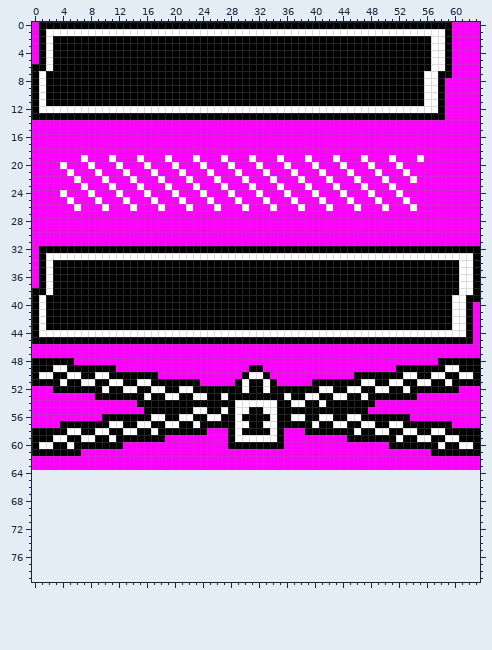
Sprite sheet -- graphics/hud/hud_command.png. The picture above was drawn from the file before the commit.
The file is 64x64 pixels. The old version is drawn lined up with the new one, on the new canvas.
After:
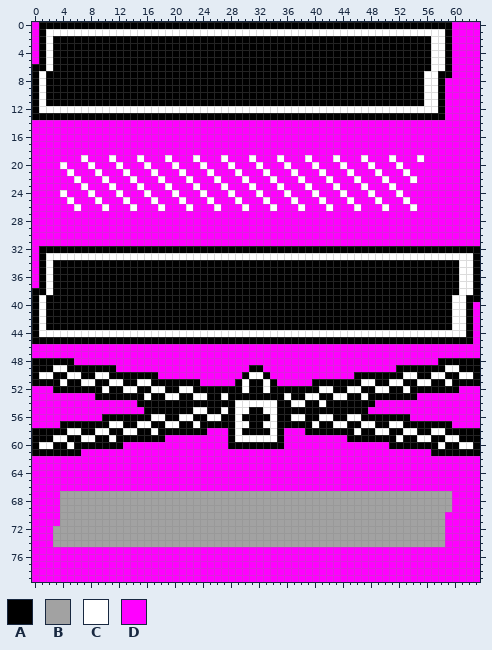
Palette (. is transparent): A #000000  B #a2a2a2  C #ffffff  D #ff00ff
Message: Implemented the Assist Command Hud. Now it's easy to tell what assists are availiable at any given time.
Changes in this commit:
canvas 64x64 -> 64x80
The author put colour B in rows 67 to 69 at x 4 to 59; in rows 70 to 71 at x 4 to 58; in rows 72 to 74 at x 3 to 58.
The author put colour D in rows 64 to 66 at x 0 to 63; in rows 67 to 69 at x 0 to 3 and 60 to 63; in rows 70 to 71 at x 0 to 3 and 59 to 63; in rows 72 to 74 at x 0 to 2 and 59 to 63; in rows 75 to 79 at x 0 to 63.
